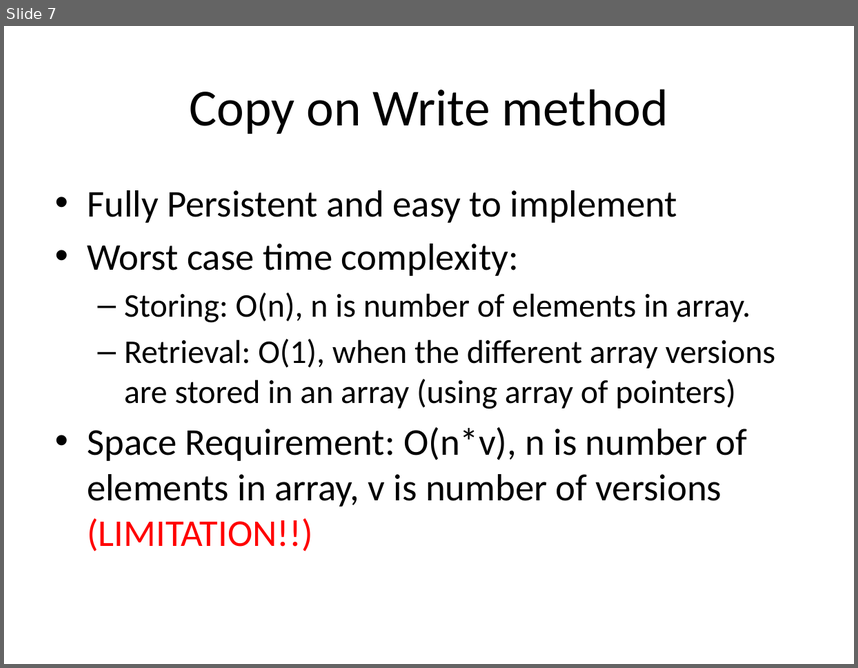
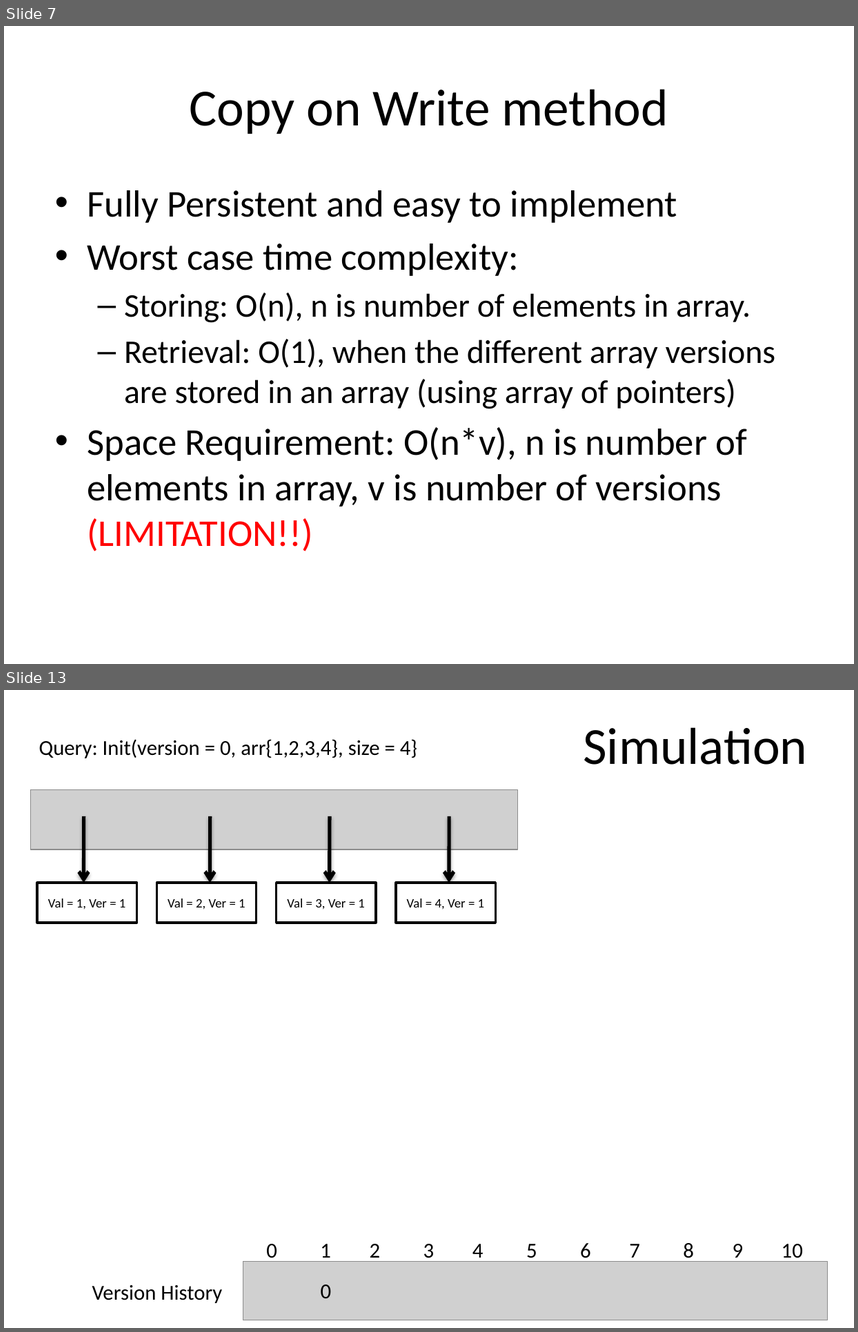
Before and after one commit to SirArthur7/PersistantDataStructure, a slide deck: Kanko/Persistent Array.pptx. Shown one above the other, each under a label of ours: slide 7 before the commit, slides 7 and 13 after it; the slides between them are not shown. The pictures are 858x668 and 858x1332 pixels, drawn with LibreOffice and Linux fonts; fonts in the diff are those of the drawing; grey boxes stand for pictures. Boxes give left, top, right and bottom in pixels: in the first picture for what was removed or moved away, otherwise in the second. Text is boxed around its words. In the diff, an @@ line names an element or a change of style, - is before the commit and + after.

```diff
--- a/Kanko/Persistent Array.pptx
+++ b/Kanko/Persistent Array.pptx
@@ slide 13 added at (x1=4, y1=690, x2=854, y2=1328), background #FFFFFF @@
@@ title added at (x1=583, y1=727, x2=807, y2=765), 44 pt, text #000000 @@
+Simulation
@@ text added at (x1=39, y1=739, x2=417, y2=758), 18 pt, text #000000 @@
+Query: Init(version = 0, arr{1,2,3,4}, size = 4}
@@ picture added at (x1=30, y1=789, x2=517, y2=849) @@
@@ arrow added from (84, 816) to (84, 883), #000000 3 pt @@
@@ arrow added from (210, 816) to (210, 882), #000000 3 pt @@
@@ arrow added from (330, 816) to (330, 882), #000000 3 pt @@
@@ arrow added from (450, 816) to (450, 882), #000000 3 pt @@
@@ rectangle added at (x1=37, y1=883, x2=136, y2=923), fill #FFFFFF, outline #000000 2 pt, 11 pt, text #000000 @@
+Val = 1, Ver = 1
@@ rectangle added at (x1=157, y1=883, x2=257, y2=923), fill #FFFFFF, outline #000000 2 pt, 11 pt, text #000000 @@
+Val = 2, Ver = 1
@@ rectangle added at (x1=276, y1=883, x2=375, y2=923), fill #FFFFFF, outline #000000 2 pt, 11 pt, text #000000 @@
+Val = 3, Ver = 1
@@ rectangle added at (x1=396, y1=883, x2=495, y2=923), fill #FFFFFF, outline #000000 2 pt, 11 pt, text #000000 @@
+Val = 4, Ver = 1
@@ text added at (x1=266, y1=1243, x2=803, y2=1263), 18 pt, text #000000 @@
+0 1 2 3 4 5 6 7 8 9 10
@@ picture added at (x1=243, y1=1261, x2=828, y2=1320) @@
@@ text added at (x1=92, y1=1285, x2=222, y2=1303), 18 pt, text #000000 @@
+Version History
@@ text added at (x1=321, y1=1284, x2=332, y2=1298), 18 pt, text #000000 @@
+0
```
Also in this commit, not shown: 1 slide changed, 9 other slides added.
